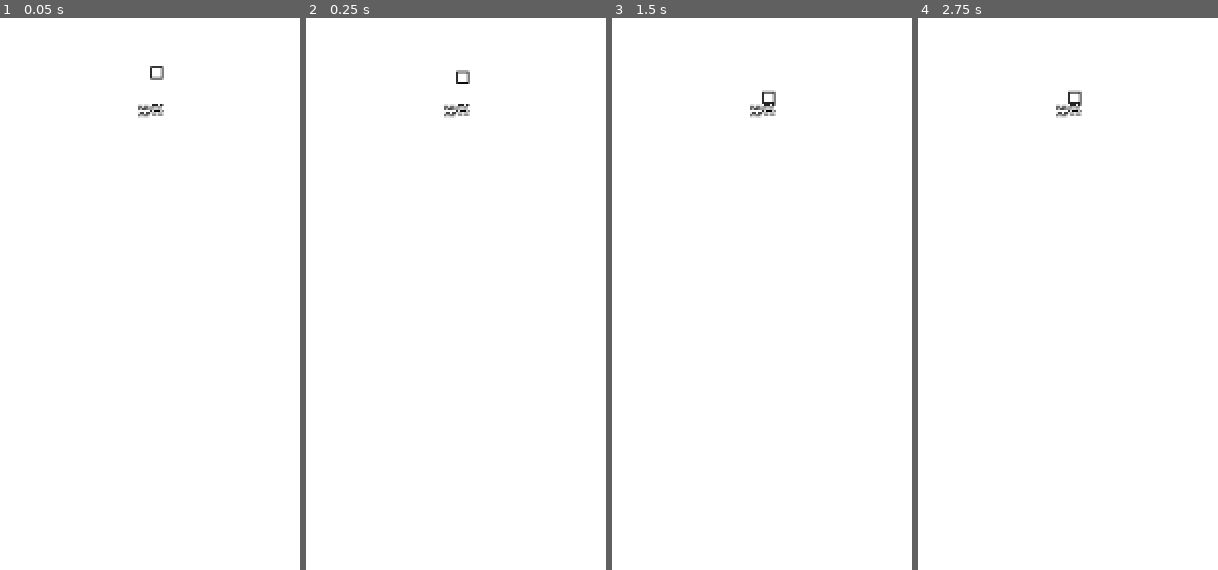
Above: before the commit, frames 1-4 (left to right).
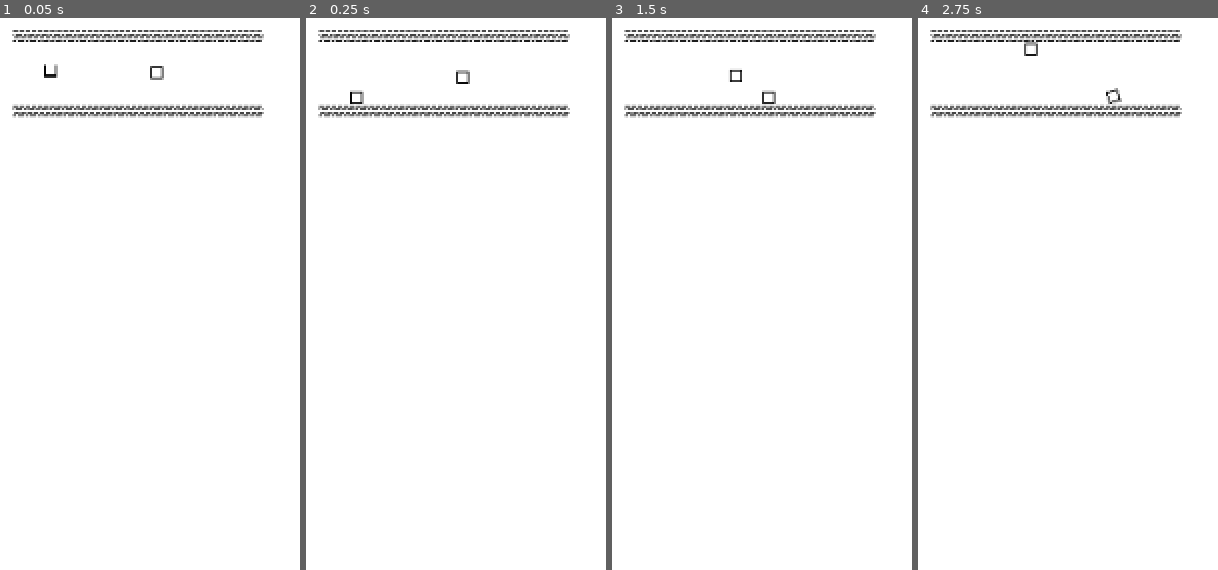
Above: after the commit, the same moments.

Repository: Yagoi23/Vild
Game: Godot game, scene res://Tilesets/TIleMap.tscn
Same seed, same stepped clock (60 frames per second), same inputs: the game is played once before the commit and once after it. The project has no main scene, so this scene is started directly.
Inputs:
- Up to frame 1 (0.05 s): no input
- Up to frame 2 (0.25 s): no input
- Up to frame 3 (1.5 s): tap Enter at 0.5 s; hold Space (jump, bound only after the commit) 0.53-1.28 s; hold D (move_right, bound only after the commit) from 0.53 s (still down); tap Space (jump, bound only after the commit) at 1.35 s
- Up to frame 4 (2.75 s): tap Space (jump, bound only after the commit) at 1.52, 1.82 s; release D (move_right, bound only after the commit) at 2.03 s; hold A (move_left, bound only after the commit) from 2.03 s (still down); hold Space (jump, bound only after the commit) from 2.03 s (still down)

The runs differ from the first frame. In frame 1, 2.9% of the frame differs, in the area x 4-88%, y 2-19%; in frame 2, 2.9%; in frame 3, 2.9%; in frame 4, 3.1%.

Commit message:
I am happy now physic and collison work

Diff:
--- a/Player/Player.tscn
+++ b/Player/Player.tscn
@@ -1,10 +1,20 @@
-[gd_scene load_steps=2 format=2]
+[gd_scene load_steps=4 format=2]
+
+[ext_resource path="res://Assets/TestSprite.png" type="Texture" id=1]
+[ext_resource path="res://Player/PlayerMovement.gd" type="Script" id=2]
 
 [sub_resource type="RectangleShape2D" id=1]
+extents = Vector2( 8, 8 )
 
 [node name="Node2D" type="KinematicBody2D"]
+script = ExtResource( 2 )
 
 [node name="CollisionShape2D" type="CollisionShape2D" parent="."]
+scale = Vector2( 0.5, 0.5 )
 shape = SubResource( 1 )
 
 [node name="Sprite" type="Sprite" parent="."]
+texture = ExtResource( 1 )
+
+[node name="Camera2D" type="Camera2D" parent="."]
+zoom = Vector2( 0.5, 0.5 )
--- /dev/null
+++ b/Player/PlayerMovement.gd
@@ -0,0 +1,25 @@
+extends KinematicBody2D
+
+const GRAVITY = 50
+const JUMP_FORCE = -500
+const MAX_FALL_SPEED = 1000
+const MOVE_SPEED = 50
+
+var y_velo = 0
+
+func _physics_process(delta):
+	var move_dir = 0
+	if Input.is_action_pressed("move_right"):
+		move_dir += 1
+	if Input.is_action_pressed("move_left"):
+		move_dir -= 1
+	move_and_slide(Vector2(move_dir * MOVE_SPEED, y_velo),Vector2(0, -1))
+
+	var grounded = is_on_floor()
+	y_velo += GRAVITY
+	if grounded and Input.is_action_pressed("jump"):
+		y_velo += JUMP_FORCE
+	if grounded and y_velo >= 5:
+		y_velo = 5
+	if y_velo > MAX_FALL_SPEED:
+		y_velo = MAX_FALL_SPEED
--- a/Tilesets/TIleMap.tscn
+++ b/Tilesets/TIleMap.tscn
@@ -1,7 +1,8 @@
-[gd_scene load_steps=7 format=2]
+[gd_scene load_steps=8 format=2]
 
 [ext_resource path="res://Assets/Tilesets/bw_tiles.png" type="Texture" id=1]
 [ext_resource path="res://Assets/TestSprite.png" type="Texture" id=2]
+[ext_resource path="res://Player/Player.tscn" type="PackedScene" id=3]
 
 [sub_resource type="ConvexPolygonShape2D" id=2]
 points = PoolVector2Array( 0, 0, 8, 0, 8, 8, 0, 8 )
@@ -22,11 +23,11 @@
 0/shape_offset = Vector2( 0, 0 )
 0/shape_transform = Transform2D( 1, 0, 0, 1, 0, 0 )
 0/shape = SubResource( 2 )
-0/shape_one_way = true
+0/shape_one_way = false
 0/shape_one_way_margin = 1.0
 0/shapes = [ {
 "autotile_coord": Vector2( 0, 0 ),
-"one_way": true,
+"one_way": false,
 "one_way_margin": 1.0,
 "shape": SubResource( 2 ),
 "shape_transform": Transform2D( 1, 0, 0, 1, 0, 0 )
@@ -61,10 +62,7 @@
 tile_set = SubResource( 1 )
 cell_size = Vector2( 8, 8 )
 format = 1
-tile_data = PoolIntArray( 0, 0, 0, 1, 1, 0 )
-
-[node name="Camera2D" type="Camera2D" parent="."]
-current = true
+tile_data = PoolIntArray( -327690, 0, 0, -327689, 0, 0, -327688, 0, 0, -327687, 0, 0, -327686, 0, 0, -327685, 0, 0, -327684, 0, 0, -327683, 0, 0, -327682, 0, 0, -327681, 0, 0, -393216, 0, 0, -393215, 0, 0, -393214, 0, 0, -393213, 0, 0, -393212, 0, 0, -393211, 0, 0, -393210, 0, 0, -393209, 0, 0, -393208, 0, 0, -393207, 0, 0, 65526, 0, 0, 65527, 0, 0, 65528, 0, 0, 65529, 0, 0, 65530, 0, 0, 65531, 0, 0, 65532, 0, 0, 65533, 0, 0, 65534, 0, 0, 65535, 0, 0, 0, 0, 0, 1, 0, 0, 2, 0, 0, 3, 0, 0, 4, 0, 0, 5, 0, 0, 6, 0, 0, 7, 0, 0, 8, 0, 0, 9, 0, 0 )
 
 [node name="RigidBody2D" type="RigidBody2D" parent="."]
 position = Vector2( 16, -24 )
@@ -79,3 +77,9 @@
 [node name="Sprite" type="Sprite" parent="RigidBody2D"]
 position = Vector2( -4, 4 )
 texture = ExtResource( 2 )
+
+[node name="Node2D" parent="." instance=ExtResource( 3 )]
+position = Vector2( -56, -24 )
+
+[node name="Camera2D" type="Camera2D" parent="."]
+current = true
--- a/project.godot
+++ b/project.godot
@@ -36,6 +36,24 @@
 "svg/scale": 1.0
 }
 
+[input]
+
+move_left={
+"deadzone": 0.5,
+"events": [ Object(InputEventKey,"resource_local_to_scene":false,"resource_name":"","device":0,"alt":false,"shift":false,"control":false,"meta":false,"command":false,"pressed":false,"scancode":65,"unicode":0,"echo":false,"script":null)
+ ]
+}
+move_right={
+"deadzone": 0.5,
+"events": [ Object(InputEventKey,"resource_local_to_scene":false,"resource_name":"","device":0,"alt":false,"shift":false,"control":false,"meta":false,"command":false,"pressed":false,"scancode":68,"unicode":0,"echo":false,"script":null)
+ ]
+}
+jump={
+"deadzone": 0.5,
+"events": [ Object(InputEventKey,"resource_local_to_scene":false,"resource_name":"","device":0,"alt":false,"shift":false,"control":false,"meta":false,"command":false,"pressed":false,"scancode":32,"unicode":0,"echo":false,"script":null)
+ ]
+}
+
 [physics]
 
 common/enable_pause_aware_picking=true
